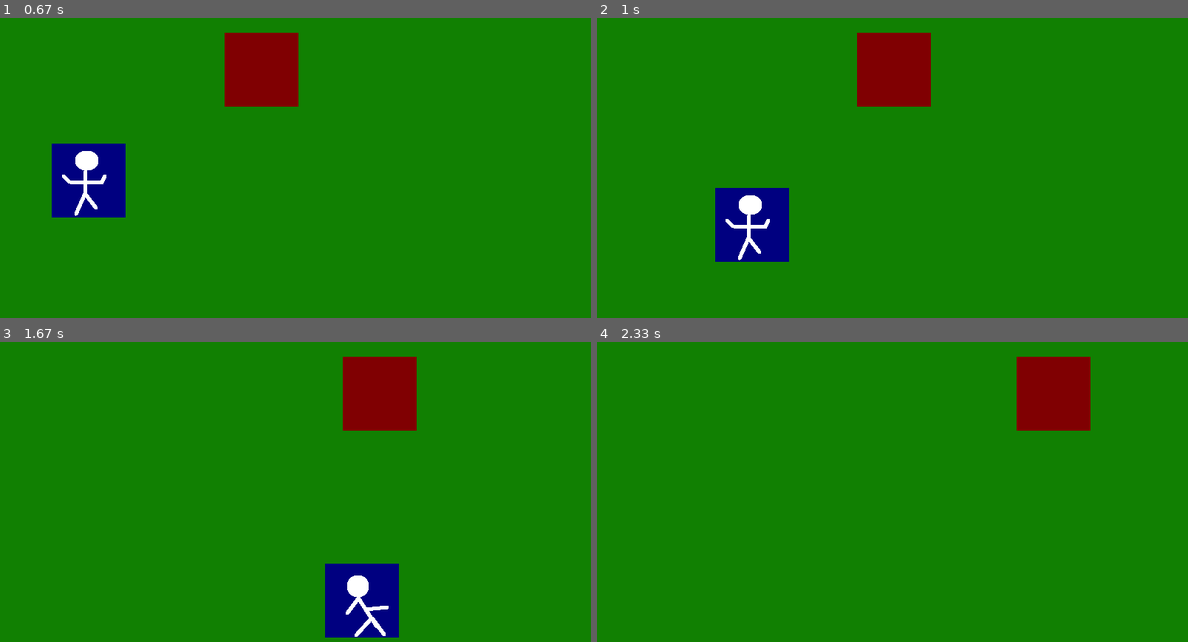
Above: before the commit, frames 1-4 (two rows, left to right).
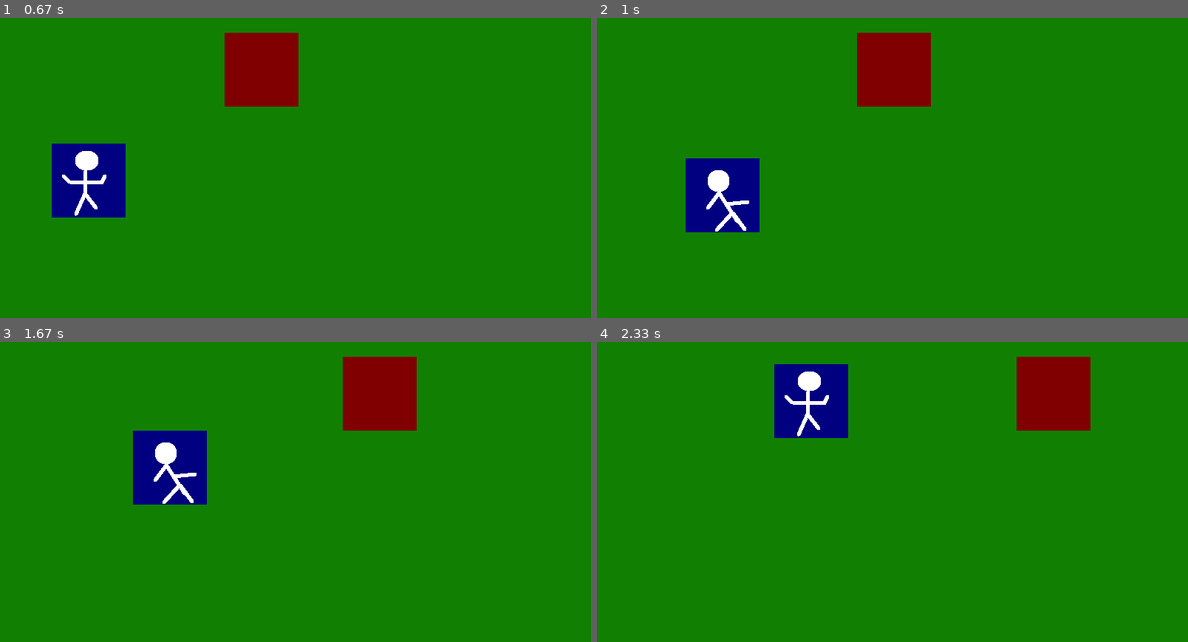
Above: after the commit, the same moments.

Repository: arsummers/pygame-tutorial
Game: pygame game, started from game.py
Two runs of this game, one before a commit and one after it. Both use one fixed random seed, a clock stepped at 60 frames per second and the inputs below.
Inputs:
- Up to frame 1 (0.67 s): hold S from 0.33 s (still down); hold Right from 0.33 s (still down)
- Up to frame 2 (1 s): release S at 0.8 s; release Right at 0.8 s; hold Right from 0.83 s (still down)
- Up to frame 3 (1.67 s): release Right at 1.3 s; hold W 1.33-1.63 s
- Up to frame 4 (2.33 s): hold Right 1.67-2.13 s; hold A from 2.17 s (still down)

Frame 1 is identical in both runs. In frame 2, 4.4% of the frame differs, in the area x 15-33%, y 46-82%; in frame 3, 6.2%, in the area x 22-68%, y 29-99%; in frame 4, 3.1%.

Commit message:
player stopping

Diff:
--- a/game.py
+++ b/game.py
@@ -32,6 +32,13 @@
         """
         self.movex += x
         self.movey += y
+
+    def stop(self):
+        """
+        stops player on space bar
+        """
+        self.movex = 0
+        self.movey = 0
 
     def update(self):
         """
@@ -158,18 +165,17 @@
             if event.key == pygame.K_DOWN or event.key == ord('s'):
                 player.control(0, 10)
 
+            # quits game upon hitting q
+            if event.key == ord('q'):
+                pygame.quit()
+                sys.exit()
+                running = False
 
+        # checks if key is released
+        if event.type == pygame.KEYUP:
+            if event.key == pygame.K_LEFT or event.key == ord('a') or event.key == pygame.K_RIGHT or event.key == ord('d'):
+                player.stop()
 
-            if event.type == pygame.KEYUP:
-                if event.key == pygame.K_LEFT or event.key == ord('a'):
-                     player.control(steps, 0)
-                if event.key == pygame.K_RIGHT or event.key == ord('d'):
-                    player.control(-steps, 0)
-
-                if event.key == ord('q'):
-                    pygame.quit()
-                    sys.exit()
-                    running = False
 
     # fills world with background image
     world.blit(backdrop, backdropbox)
